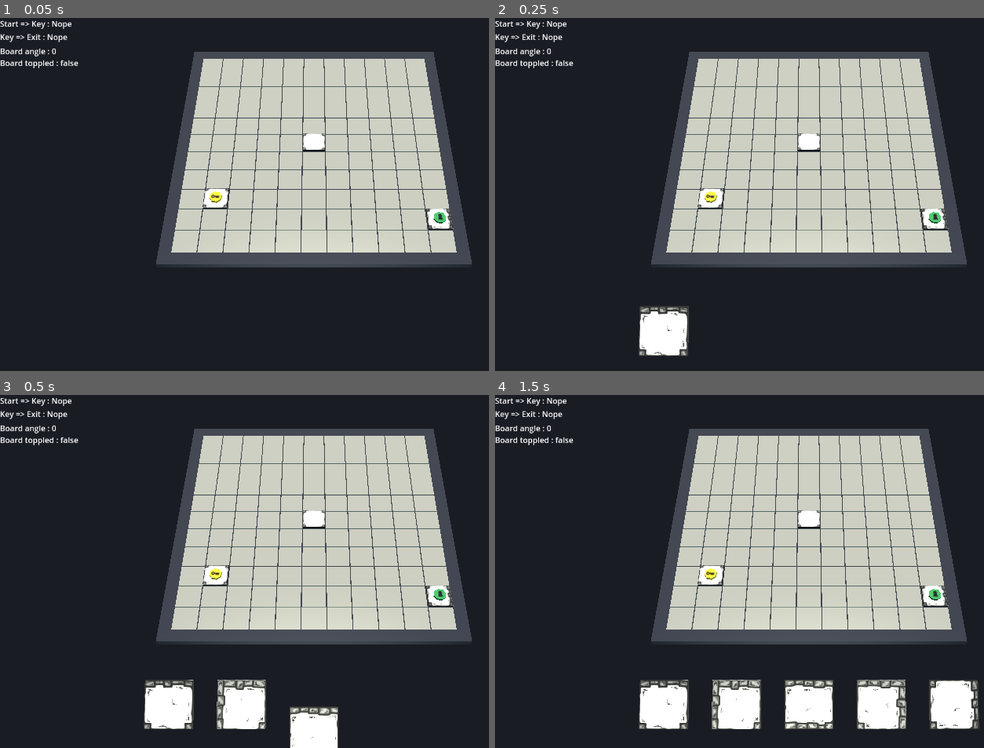
Above: before the commit, frames 1-4 (two rows, left to right).
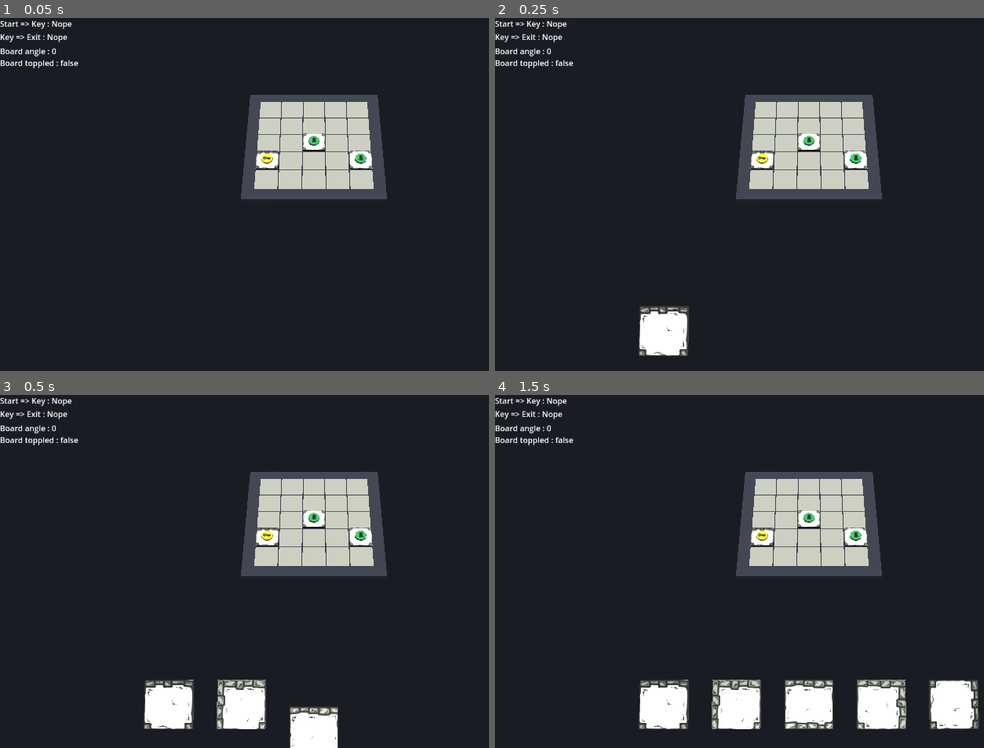
Above: after the commit, the same moments.

Repository: Cybierre-Koffee-Studio/GameOff2023
Game: Godot game, scene res://scenes/main.tscn
Two runs of this game, one before a commit and one after it. Both use one fixed random seed, a clock stepped at 60 frames per second and the inputs below.
Inputs (mouse positions are in pixels of both pictures, inside the frame that each line leads up to):
- Up to frame 1 (0.05 s): no input
- Up to frame 2 (0.25 s): no input
- Up to frame 3 (0.5 s): no input
- Up to frame 4 (1.5 s): tap Enter (ui_accept) at 0.5, 0.77, 1.25 s; move the mouse to (944, 553) at 0.52 s; hold D (AllerADroite) 0.53-1.28 s; tap S (Reculer) at 0.6 s; click (944, 553) at 0.67 s; move the mouse to (685, 589) at 1.27 s; hold Down (ui_down) from 1.28 s (still down); tap E (rotaCamDroite) at 1.35 s; click (685, 589) at 1.42 s

The runs differ from the first frame. In frame 1, 29% of the frame differs, in the area x 31-97%, y 9-71%; in frame 2, 29%; in frame 3, 29%; in frame 4, 29%.

Commit message:
Déplacement d'un pion vers la clé/la sortie

Diff:
--- a/godot/scenes/board/board.gd
+++ b/godot/scenes/board/board.gd
@@ -17,7 +17,7 @@
 
 const BOARD_THICKNESS = 0.1
 
-@export var GRID_SIZE = 11
+@export var GRID_SIZE = 5
 @export var pathfinding_service: PathfindingService
 
 # taille de la zone périphérique où les tuiles clé et sortie pourront être placées
@@ -57,6 +57,7 @@
 var exit_coordinates : Vector2i
 var selected_tile_copy : Tile
 var current_inclination
+var character_token : Node3D
 
 func _ready():
 
@@ -101,12 +102,7 @@
     place_starting_tile()
     place_key_tile(key_tile_zone)
     place_exit_tile(exit_tile_zone)
-
-#func _unhandled_input(event):
-#    if event is InputEventMouseButton:
-#        if event.button_index == MOUSE_BUTTON_LEFT and event.pressed == true:
-#            if GlobalVars.selected_tile != null && selected_tile_copy.visible:
-#                add_tile()
+    GlobalVars.started = true
 
 func place_starting_tile():
     # placement de la tuile de départ
@@ -116,6 +112,10 @@
     start_coordinates = Vector2i(GRID_SIZE*3/2, GRID_SIZE*3/2)
     map_tile(GRID_SIZE/2, GRID_SIZE/2, [0b1111,0b0000])
     add_child(start_tile)
+    # avec le marqueur de perso dessus
+    character_token = exit_tokenScene.instantiate()
+    character_token.position = Vector3(start_tile.position.x, start_tile.position.y + 0.1, start_tile.position.z)
+    add_child(character_token)
 
 func place_key_tile(key_tile_zone):
     # placement de la tuile clé
@@ -196,6 +196,8 @@
     # Modification de l'astar_grid pour le pathfinding
     # en indiquant les murs et les ouvertures de la tuile placée
     pathfinding_service.set_astargrid_solidity(x, y, tile_data[1])
+    if GlobalVars.started:
+        check_paths()
 
 # permet de vérifier si une tuile (tile) peut être placée à un emplacement (x, y)
 # en fonction de ce qu'il y a autour dudit emplacement
@@ -234,13 +236,40 @@
     tween.tween_property(tile, "position:y", BOARD_THICKNESS, 0.8).set_trans(Tween.TRANS_QUINT).set_ease(Tween.EASE_OUT)
     tween.tween_callback(map_tile.bind(tile_x, tile_y, tile.get_tile_data()))
     tip(tile.position.x*0.8)
-    check_paths()
 
 func check_paths():
     if is_path_start_key():
-        emit_signal("has_path_start_key")
+        if !GlobalVars.got_key:
+            emit_signal("has_path_start_key")
+            GlobalVars.got_key = true
+            move_token(get_start_key_path())
     if is_path_key_exit():
         emit_signal("has_path_key_exit")
+        move_token(get_key_exit_path())
+
+func get_start_key_path():
+    var path_start_key = pathfinding_service.get_path_a_to_b(start_coordinates, key_coordinates)
+    var copy : Array = path_start_key.duplicate(true)
+    for i in range(0, path_start_key.size()):
+        if i%3 != 0 :
+            path_start_key.erase(copy[i])
+    return path_start_key.map(func(a: Vector2i): return a/3)
+
+func get_key_exit_path():
+    var path_key_exit = pathfinding_service.get_path_a_to_b(key_coordinates, exit_coordinates)
+    var copy : Array = path_key_exit.duplicate(true)
+    for i in range(0, path_key_exit.size()):
+        if i%3 != 0 :
+            path_key_exit.erase(copy[i])
+    return path_key_exit.map(func(a: Vector2i): return a/3)
+
+
+func move_token(path: Array):
+    if !path.is_empty():
+        var new_pos = Vector3(path[0].x - GRID_SIZE/2, 0.2, path[0].y - GRID_SIZE/2)
+        var tween = create_tween()
+        tween.tween_property(character_token, "position", new_pos, 1).set_trans(Tween.TRANS_BACK).set_ease(Tween.EASE_OUT)
+        tween.tween_callback(move_token.bind(path.slice(1)))
 
 func tip(angle):
     var tween = create_tween()
--- a/godot/scenes/board/pathfinding_service.gd
+++ b/godot/scenes/board/pathfinding_service.gd
@@ -35,6 +35,9 @@
     var path_from_a_to_b =  astar_grid.get_point_path(a_coordinates, b_coordinates)
     return !path_from_a_to_b.is_empty()
 
+func get_path_a_to_b(a_coordinates: Vector2i, b_coordinates: Vector2i) -> Array :
+    return astar_grid.get_point_path(a_coordinates, b_coordinates)
+
 func print_astar_grid():
     var line : String = ""
     for j in range(0, size):
--- a/godot/scenes/board/tile_slot.gd
+++ b/godot/scenes/board/tile_slot.gd
@@ -40,9 +40,10 @@
 
 func emit_add_tile(tile):
     add_tile.emit(self)
+    set_available()
 
-#func _on_area_3d_mouse_exited():
-#    if board != null && board.selected_tile_copy != null:
-#        board.selected_tile_copy.visible = false
-#        if available:
-#            material.albedo_color = COLOR_FOCUS
+func _on_area_3d_mouse_exited():
+    if board != null && board.selected_tile_copy != null:
+        board.selected_tile_copy.visible = false
+        if available:
+            material.albedo_color = COLOR_FOCUS
--- a/godot/scenes/board/tile_slot.tscn
+++ b/godot/scenes/board/tile_slot.tscn
@@ -23,6 +23,4 @@
 [node name="CollisionShape3D" type="CollisionShape3D" parent="Mesh/Area3D"]
 shape = SubResource("BoxShape3D_0kx5w")
 
-[connection signal="input_event" from="Mesh/Area3D" to="." method="_on_area_3d_input_event"]
 [connection signal="mouse_entered" from="Mesh/Area3D" to="." method="_on_area_3d_mouse_entered"]
-[connection signal="mouse_exited" from="Mesh/Area3D" to="." method="_on_area_3d_mouse_exited"]
--- a/godot/scenes/global/global_vars.gd
+++ b/godot/scenes/global/global_vars.gd
@@ -3,8 +3,12 @@
 var selected_tile : Tile
 var selected_tile_rotation
 var hand_size
+var got_key
+var started
 
 func _init():
+    started = false
     hand_size = 5
     selected_tile = null
     selected_tile_rotation = 0
+    got_key = false
